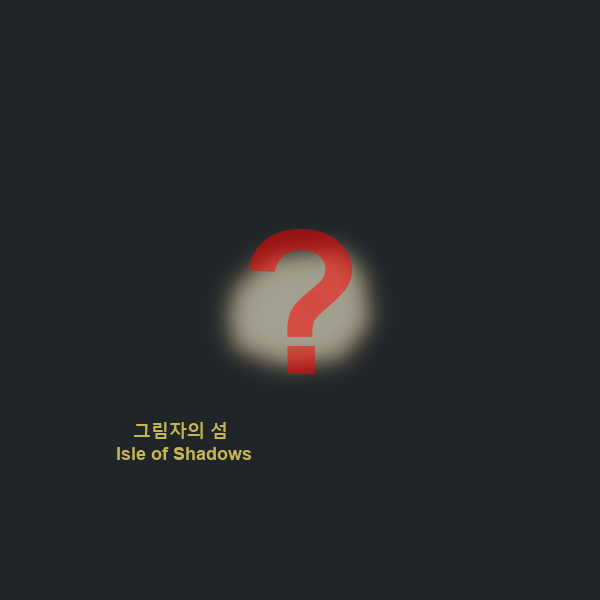
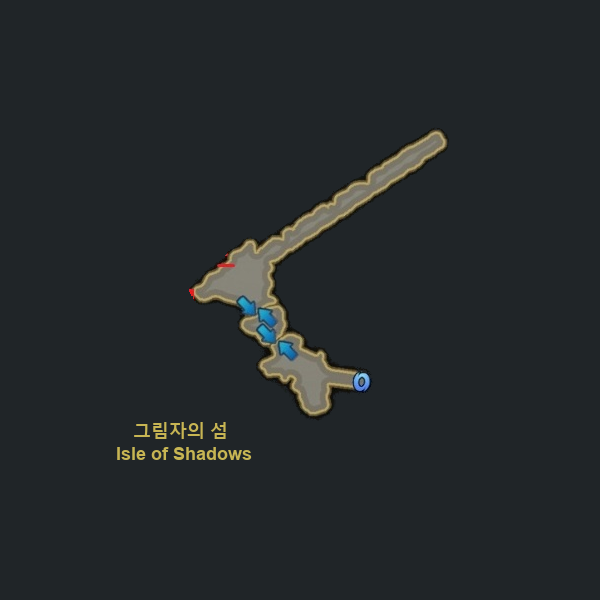
Comparing the layer stacks of the two 600×600 images. Changes:
renamed "?" to "Isle of Shadows.jpg", opacity 52% → 100%, painted on it over [189, 127, 449, 421]
removed layer "Small Lucky Island.jpg" over [189, 203, 393, 413]
